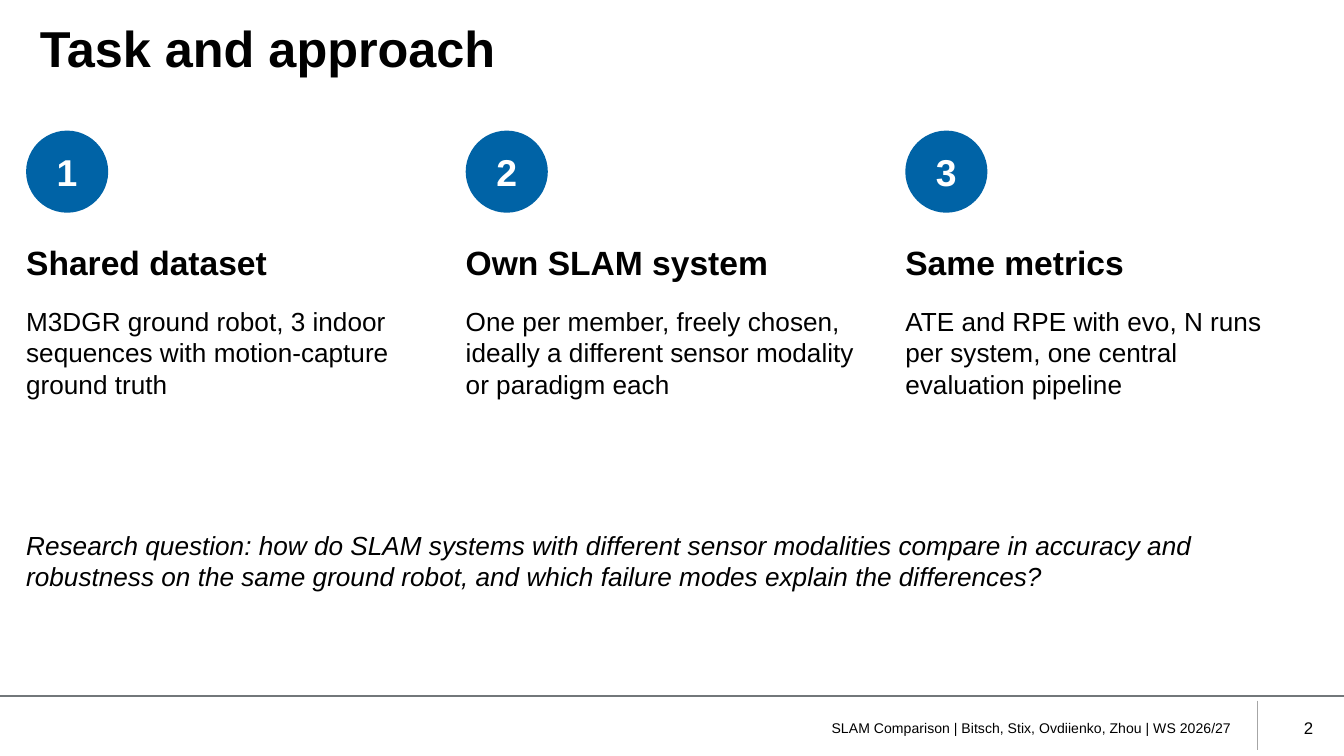
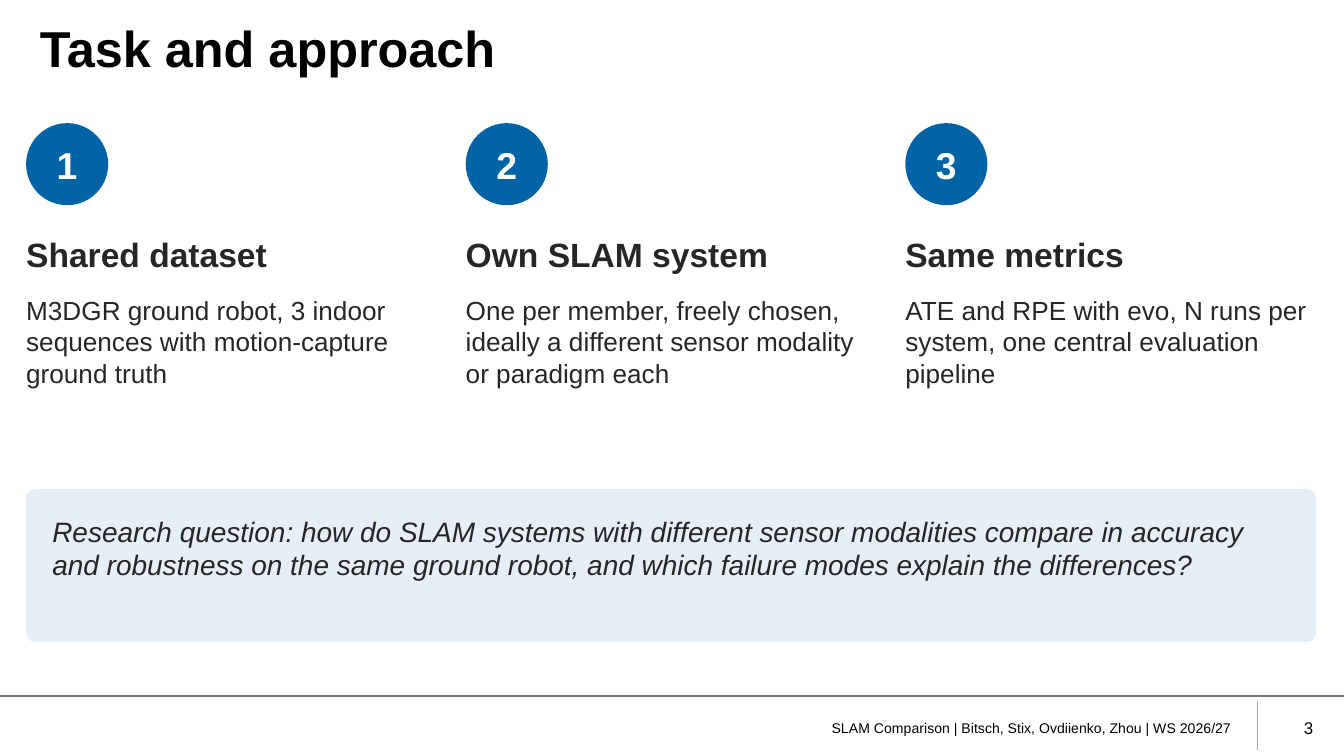
Before and after one commit to eliasbitsch/bEARL, a slide deck: slide 3 of slides/slam_comparison.pptx (slide 2 before the commit). Drawn at 1344x756 pixels with LibreOffice and Linux fonts; fonts in the diff are those of the drawing; background and template pictures are left out. Boxes give left, top, right and bottom in pixels: in the first picture for what was removed or moved away, otherwise in the second. Text is boxed around its words. In the diff, an @@ line names an element or a change of style, - is before the commit and + after.

```diff
--- a/slides/slam_comparison.pptx
+++ b/slides/slam_comparison.pptx
@@ 3 ellipses: place and size @@
-3 ellipses at (26, 130, 988, 212)
+3 ellipses at (26, 124, 988, 206)
@@ text "Shared dataset": place and size @@
-text "Shared dataset" at (26, 250, 267, 276)
+text "Shared dataset" at (26, 242, 267, 268)
@@ text "Own SLAM system": place and size @@
-text "Own SLAM system" at (466, 251, 768, 281)
+text "Own SLAM system" at (466, 243, 768, 274)
@@ text "Same metrics": place and size @@
-text "Same metrics" at (905, 250, 1123, 276)
+text "Same metrics" at (905, 242, 1123, 268)
@@ text "M3DGR ground robot, 3 indoor ...": place and size @@
-text "M3DGR ground robot, 3 indoor ..." at (26, 312, 388, 400)
+text "M3DGR ground robot, 3 indoor ..." at (26, 301, 388, 388)
@@ text "One per member, freely chosen, ...": place and size @@
-text "One per member, freely chosen, ..." at (466, 312, 853, 400)
+text "One per member, freely chosen, ..." at (466, 301, 853, 388)
@@ text colour #000000 to #262626 in 6 elements at (26, 242, 267, 268), (466, 243, 768, 274), (905, 242, 1123, 268), (26, 301, 388, 388), (466, 301, 853, 388), (905, 301, 1306, 388) @@
@@ text "ATE and RPE with evo, ...": place and size @@
-text "ATE and RPE with evo, ..." at (905, 312, 1261, 400)
+text "ATE and RPE with evo, ..." at (905, 301, 1306, 388)
@@ rounded rectangle added at (26, 489, 1316, 642), fill #E6EFF7 @@
@@ text "Research question: how do SLAM ...": place and size @@
-text "Research question: how do SLAM ..." at (26, 536, 1191, 592)
+text "Research question: how do SLAM ..." at (52, 521, 1243, 581)
@@ text "Research question: how do SLAM ..." at (52, 521, 1243, 581): size 14 to 15 pt, text colour #000000 to #262626 @@
@@ page number at (1304, 722, 1313, 734): text changed @@
-2
+3
```
Also in this commit, not shown: 4 other slides changed, 8 slides added, 4 slides removed.
